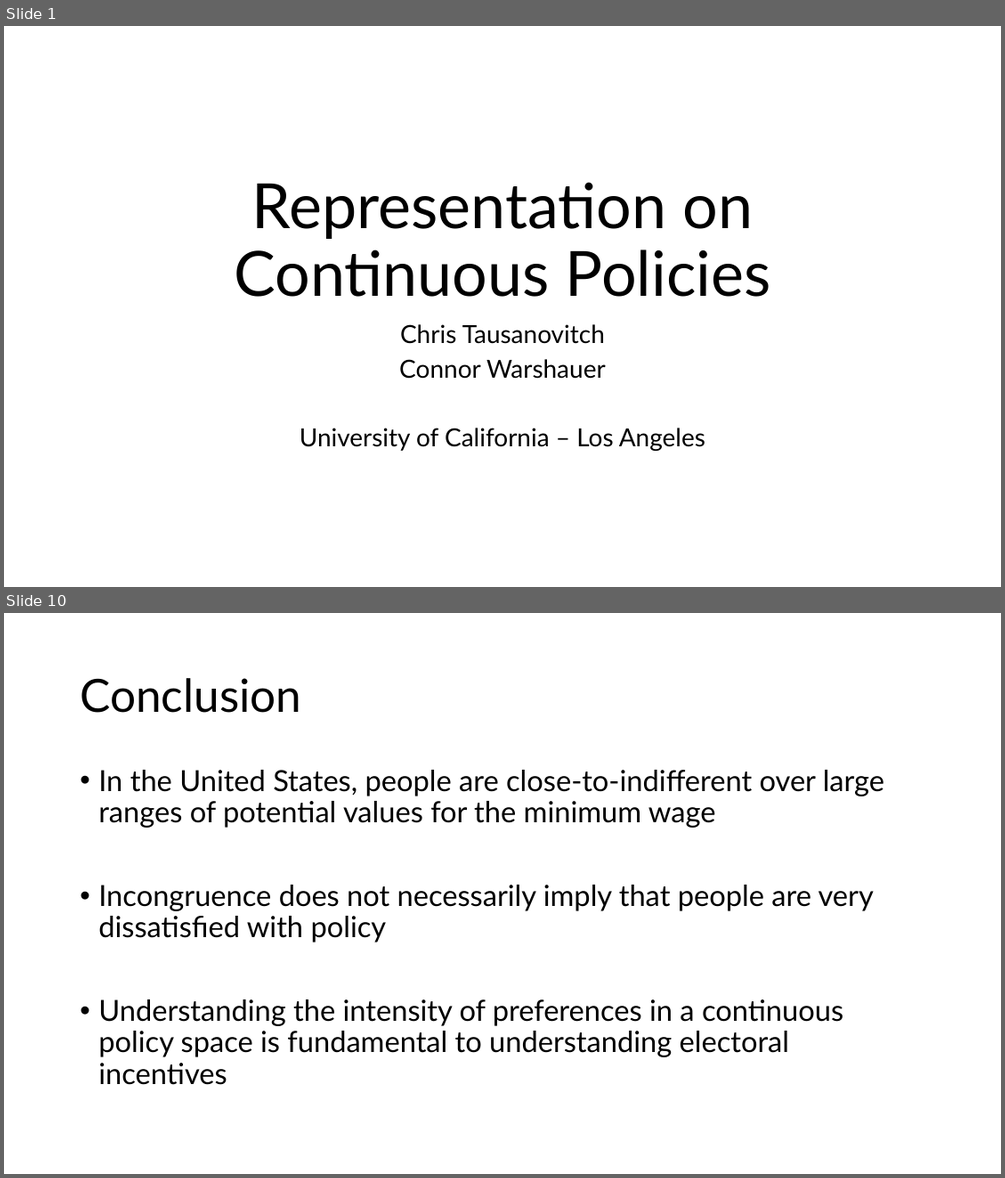
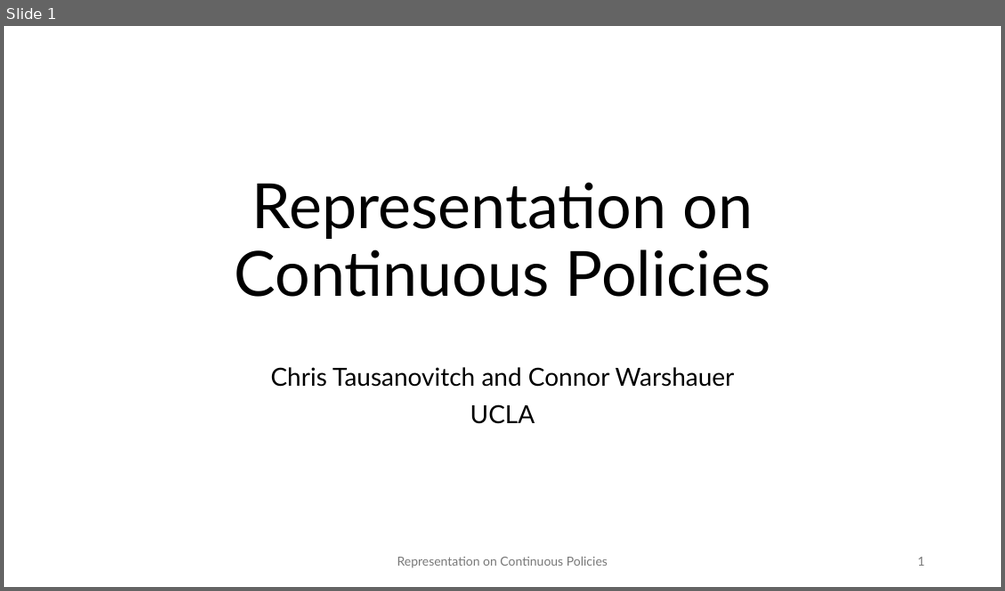
Before and after one commit to ctausanovitch/ctausanovitch.github.io, a slide deck: minwage.pptx. Shown one above the other, each under a label of ours: slides 1 and 10 before the commit, slide 1 after it; the slides between them are not shown. The pictures are 1005x1178 and 1005x591 pixels, drawn with LibreOffice and Linux fonts; fonts in the diff are those of the drawing. Boxes give left, top, right and bottom in pixels: in the first picture for what was removed or moved away, otherwise in the second. Text is boxed around its words. In the diff, an @@ line names an element or a change of style, - is before the commit and + after.

```diff
--- a/minwage.pptx
+++ b/minwage.pptx
@@ slide 10 removed at [4, 613, 1001, 1174], background #FFFFFF @@
@@ title removed at [80, 678, 301, 713] @@
-Conclusion
@@ text removed at [98, 770, 884, 1085] @@
-• In the United States, people are close-to-indifferent over large ranges of potential values for the minimum wage
-• Incongruence does not necessarily imply that people are very dissatisfied with policy
-• Understanding the intensity of preferences in a continuous policy space is fundamental to understanding electoral incentives
@@ slide 1 changed as well @@
@@ subtitle at [271, 367, 735, 424]: text changed @@
-Chris Tausanovitch
-Connor Warshauer
-University of California – Los Angeles
+Chris Tausanovitch and Connor Warshauer
+UCLA
@@ text added at [397, 556, 607, 568], 12 pt, text #797979 @@
+Representation on Continuous Policies
@@ page number added at [917, 556, 924, 565], 12 pt, text #797979 @@
+1
```
Also in this commit, not shown: 1 other slide changed, 36 slides added, 16 other slides removed, 1 other file.
